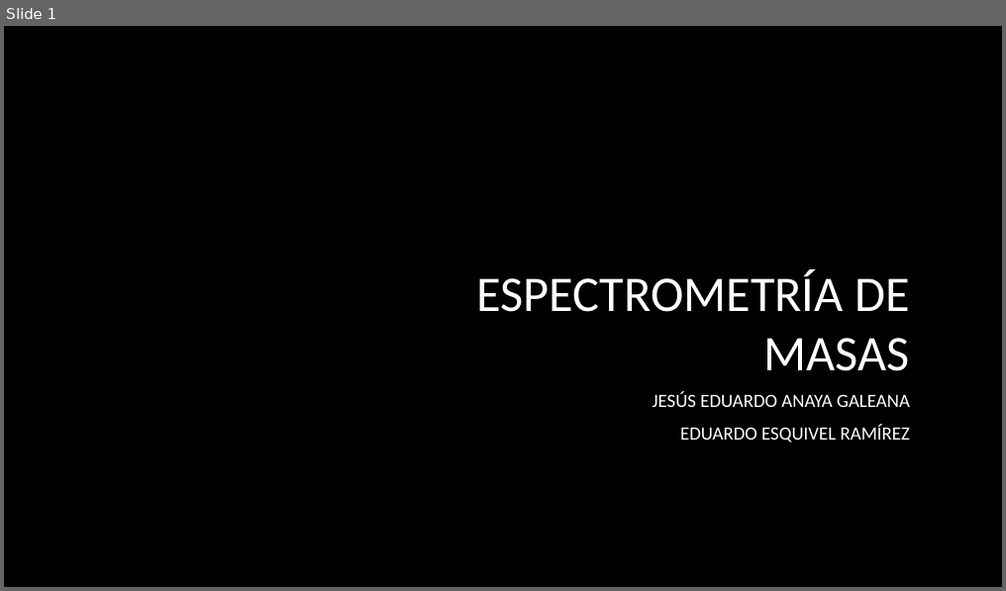
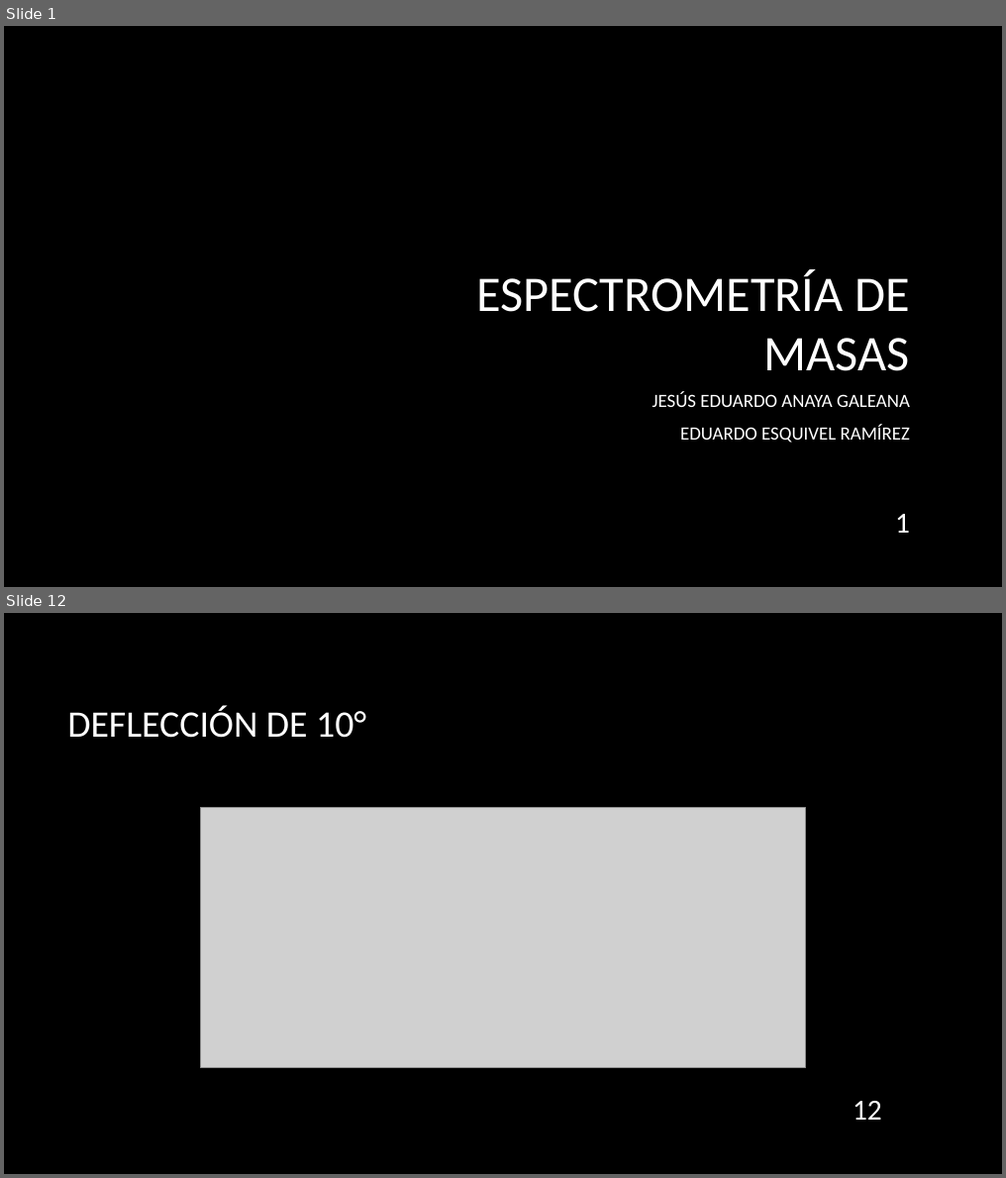
Before and after one commit to EduardoEsquivel/Ciencias, a slide deck: 9no Semestre/Laboratorio de Física Contemporánea 2/Practica 2/Espectrometría de masas.pptx. Shown one above the other, each under a label of ours: slide 1 before the commit, slides 1 and 12 after it; the slides between them are not shown. The pictures are 1006x591 and 1006x1178 pixels, drawn with LibreOffice and Linux fonts; fonts in the diff are those of the drawing; grey boxes stand for pictures; background and template pictures are left out. Boxes give left, top, right and bottom in pixels: in the first picture for what was removed or moved away, otherwise in the second. Text is boxed around its words. In the diff, an @@ line names an element or a change of style, - is before the commit and + after.

```diff
--- a/9no Semestre/Laboratorio de Física Contemporánea 2/Practica 2/Espectrometría de masas.pptx
+++ b/9no Semestre/Laboratorio de Física Contemporánea 2/Practica 2/Espectrometría de masas.pptx
@@ slide 12 added at [4,613,1002,1174], background picture (left out) @@
@@ title added at [67,706,366,738], 36 pt, text #FFFFFF @@
+DEFLECCIÓN DE 10°
@@ picture added at [200,808,806,1067] @@
@@ page number added at [852,1101,882,1120], 28 pt, text #FFFFFF @@
+12
@@ slide 1 changed as well @@
@@ page number added at [895,514,910,533], 28 pt, text #FFFFFF @@
+1
```
Also in this commit, not shown: 21 other slides added, 1 slide removed, 22 other files.
